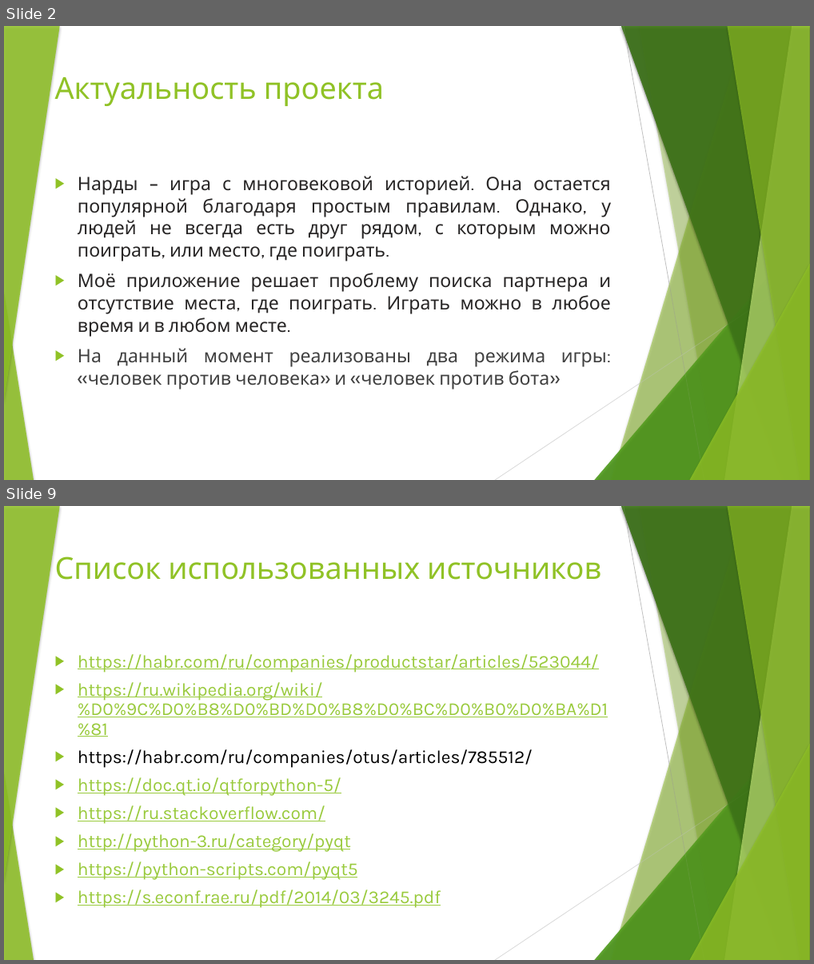
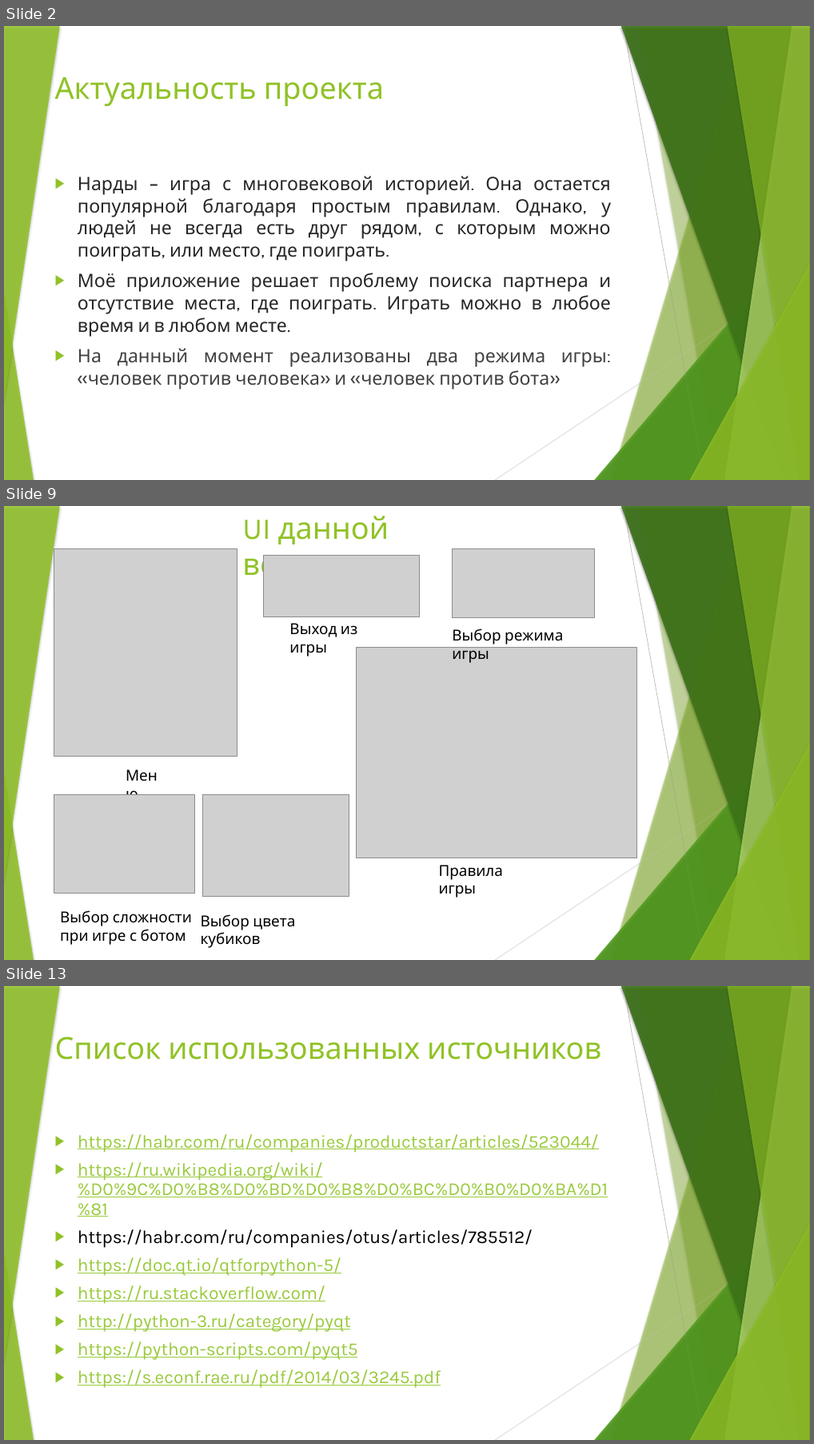
Before and after one commit to Dramon777/project, a slide deck: Приложение-игра «Длинные нарды» финальная версия.pptx. Shown one above the other, each under a label of ours: slides 2 and 9 before the commit, slides 2, 9 and 13 after it; the slides between them are not shown. The pictures are 814x964 and 814x1444 pixels, drawn with LibreOffice and Linux fonts; fonts in the diff are those of the drawing; grey boxes stand for pictures. Boxes give left, top, right and bottom in pixels: in the first picture for what was removed or moved away, otherwise in the second. Text is boxed around its words. In the diff, an @@ line names an element or a change of style, - is before the commit and + after.

```diff
--- a/Приложение-игра «Длинные нарды» финальная версия.pptx
+++ b/Приложение-игра «Длинные нарды» финальная версия.pptx
@@ slide 9 added at (x1=4, y1=506, x2=810, y2=960), background #FFFFFF; not listed: 18 template elements that a slide beside it also shows @@
@@ text added at (x1=242, y1=516, x2=389, y2=583), 36 pt, text #90C226 @@
+UI данной версии
@@ picture added at (x1=54, y1=549, x2=237, y2=756) @@
@@ picture added at (x1=453, y1=549, x2=595, y2=618) @@
@@ picture added at (x1=263, y1=555, x2=420, y2=616) @@
@@ text added at (x1=290, y1=623, x2=358, y2=656), 18 pt, text #000000 @@
+Выход из игры
@@ picture added at (x1=357, y1=647, x2=638, y2=857) @@
@@ text added at (x1=452, y1=628, x2=563, y2=663), 18 pt, text #000000 @@
+Выбор режима игры
@@ text added at (x1=119, y1=763, x2=171, y2=788), 18 pt, text #000000 @@
+Меню
@@ picture added at (x1=54, y1=795, x2=194, y2=893) @@
@@ picture added at (x1=202, y1=795, x2=349, y2=896) @@
@@ text added at (x1=439, y1=864, x2=503, y2=897), 18 pt, text #000000 @@
+Правила игры
@@ text added at (x1=60, y1=910, x2=192, y2=944), 18 pt, text #000000 @@
+Выбор сложности при игре с ботом
@@ text added at (x1=201, y1=914, x2=295, y2=948), 18 pt, text #000000 @@
+Выбор цвета кубиков
@@ what was slide 9 is now slide 13 @@
```
Also in this commit, not shown: 5 slides changed, 4 other slides added, 1 slide removed, 1 other file.
